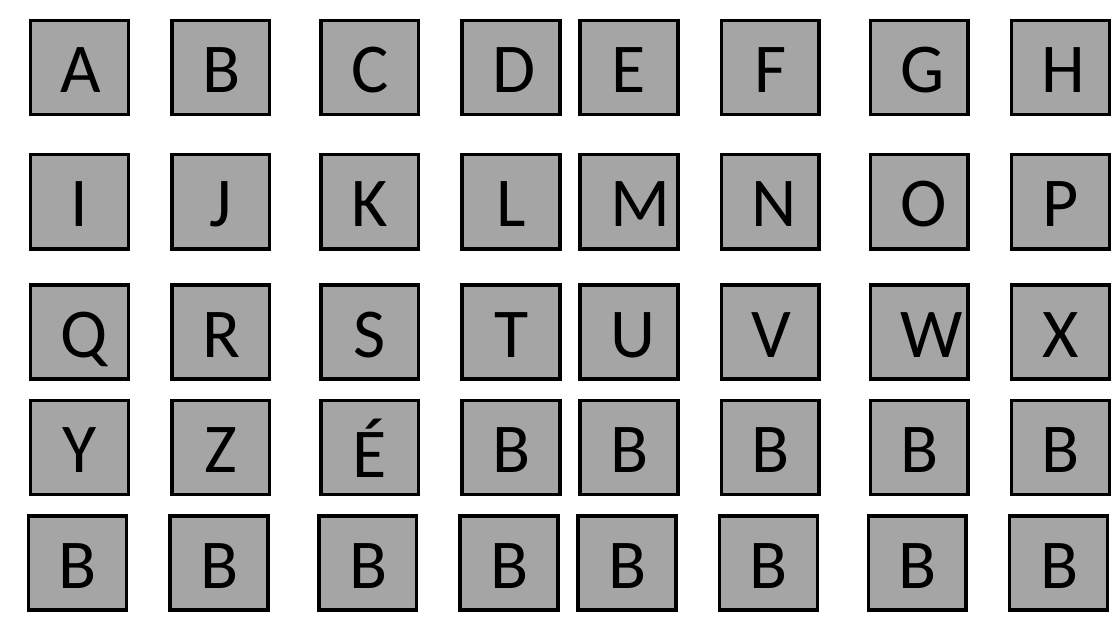
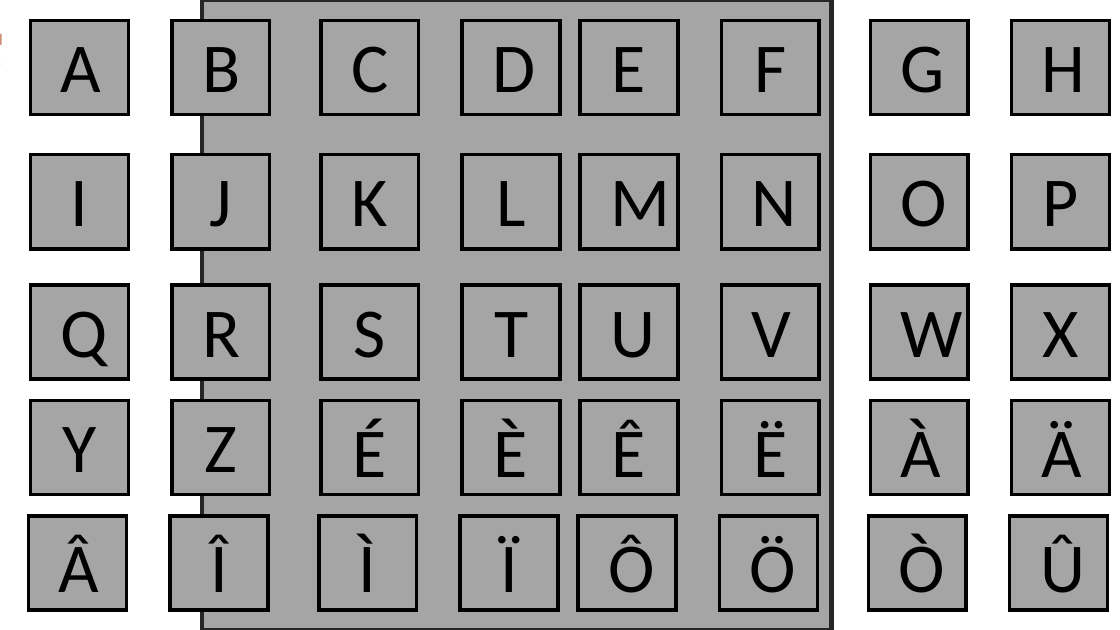
Before and after one commit to martgrem/CopperCarotte, a slide deck: slide 7 of dossier top secret/jeu pygame/menu/boutons menu/boutons pendu.pptx. Drawn at 1120x630 pixels with LibreOffice and Linux fonts; fonts in the diff are those of the drawing. Boxes give left, top, right and bottom in pixels: in the first picture for what was removed or moved away, otherwise in the second. Text is boxed around its words. In the diff, an @@ line names an element or a change of style, - is before the commit and + after.

```diff
--- a/dossier top secret/jeu pygame/menu/boutons menu/boutons pendu.pptx
+++ b/dossier top secret/jeu pygame/menu/boutons menu/boutons pendu.pptx
@@ text added at (0, 20, 20, 105), 18 pt, text #CE9178 @@
+ûüùÿç-
@@ rectangle added at (202, 0, 832, 630), fill #A5A5A5, outline #262626 4 pt @@
@@ text at (494, 419, 528, 494): text changed @@
-B
+È
@@ text at (612, 419, 646, 494): text changed @@
-B
+Ê
@@ text at (901, 419, 941, 494): text changed @@
-B
+À
@@ text at (753, 421, 787, 494): text changed @@
-B
+Ë
@@ text at (1042, 421, 1082, 494): text changed @@
-B
+Ä
@@ text at (59, 534, 99, 609): text changed @@
-B
+Â
@@ text at (210, 534, 228, 609): text changed @@
-B
+Î
@@ text at (359, 534, 377, 609): text changed @@
-B
+Ì
@@ text at (500, 536, 518, 609): text changed @@
-B
+Ï
@@ text at (608, 534, 654, 609): text changed @@
-B
+Ô
@@ text at (750, 536, 796, 609): text changed @@
-B
+Ö
@@ text at (899, 534, 945, 609): text changed @@
-B
+Ò
@@ text at (1040, 534, 1085, 609): text changed @@
-B
+Û
```
Also in this commit, not shown: 7 slides added, 2 other files.
